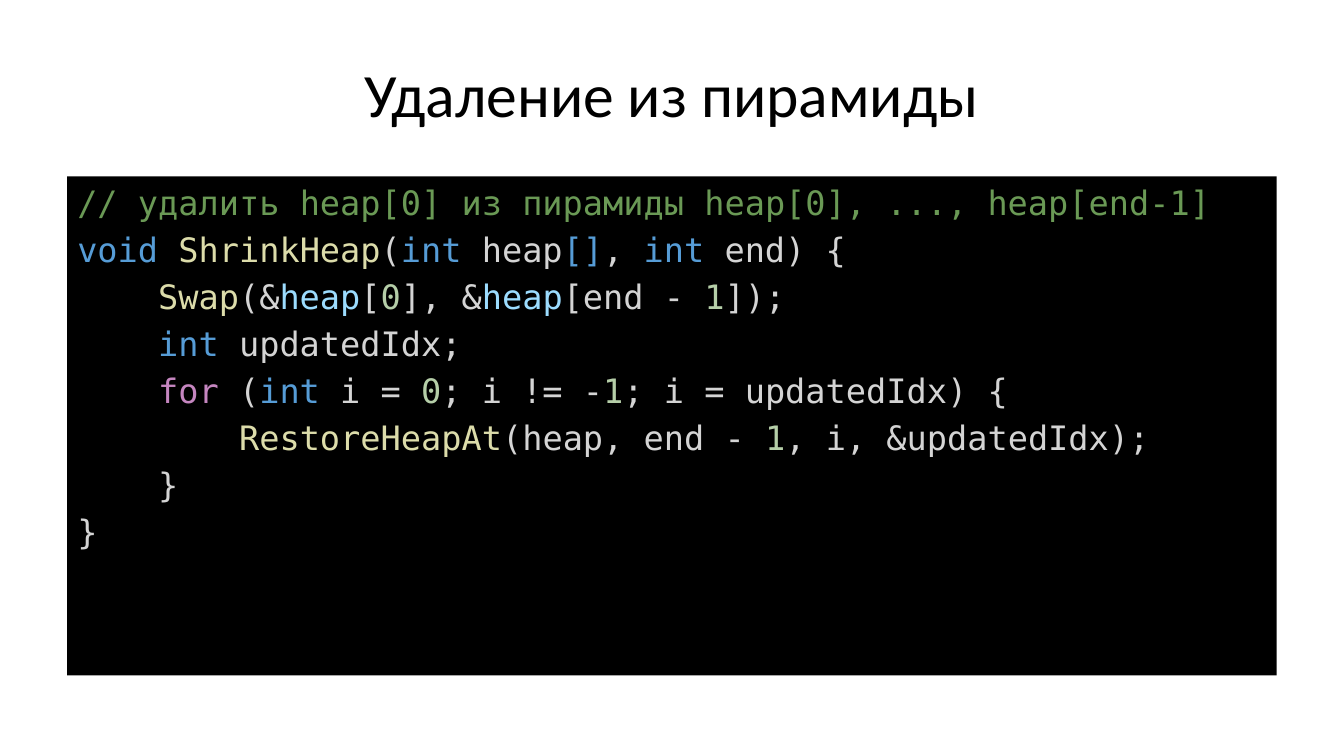
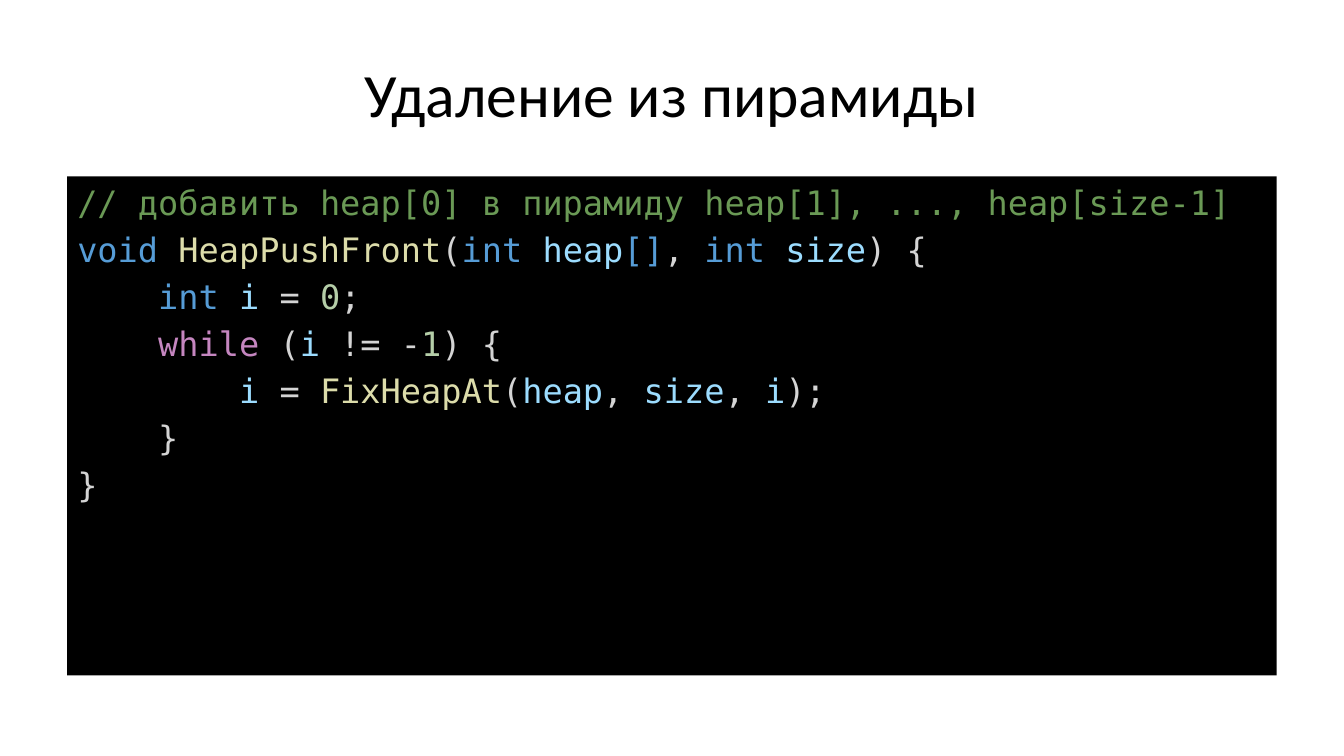
Before and after one commit to Evgueni-Petrov-aka-espetrov/Algorithms-and-Programming-in-C-pptx, a slide deck: slide 67 of 13 Сортировка.pptx. Drawn at 1344x756 pixels with LibreOffice and Linux fonts; fonts in the diff are those of the drawing. Boxes give left, top, right and bottom in pixels: in the first picture for what was removed or moved away, otherwise in the second. Text is boxed around its words. In the diff, an @@ line names an element or a change of style, - is before the commit and + after.

Commit message:
исправил код heap sort :-)

```diff
--- a/13 Сортировка.pptx
+++ b/13 Сортировка.pptx
@@ text at [77, 189, 1231, 410]: text changed; text colour #D4D4D4 to #6A9955 @@
-// удалить heap[0] из пирамиды heap[0], ..., heap[end-1]
-void ShrinkHeap(int heap[], int end) {
-Swap(&heap[0], &heap[end - 1]);
-int updatedIdx;
-for (int i = 0; i != -1; i = updatedIdx) {
-RestoreHeapAt(heap, end - 1, i, &updatedIdx);
+// добавить heap[0] в пирамиду heap[1], ..., heap[size-1]
+void HeapPushFront(int heap[], int size) {
+int i = 0;
+while (i != -1) {
+i = FixHeapAt(heap, size, i);
```
Also in this commit, not shown: 9 other slides changed.
